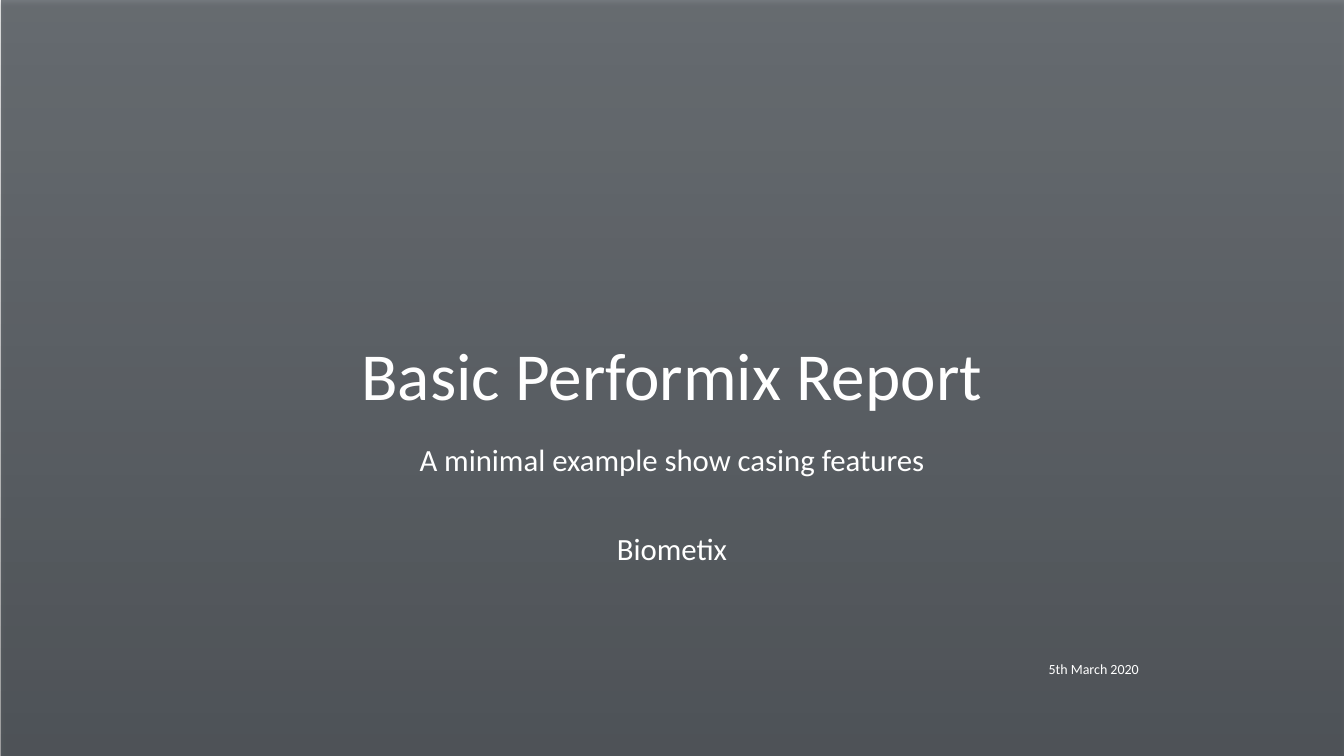
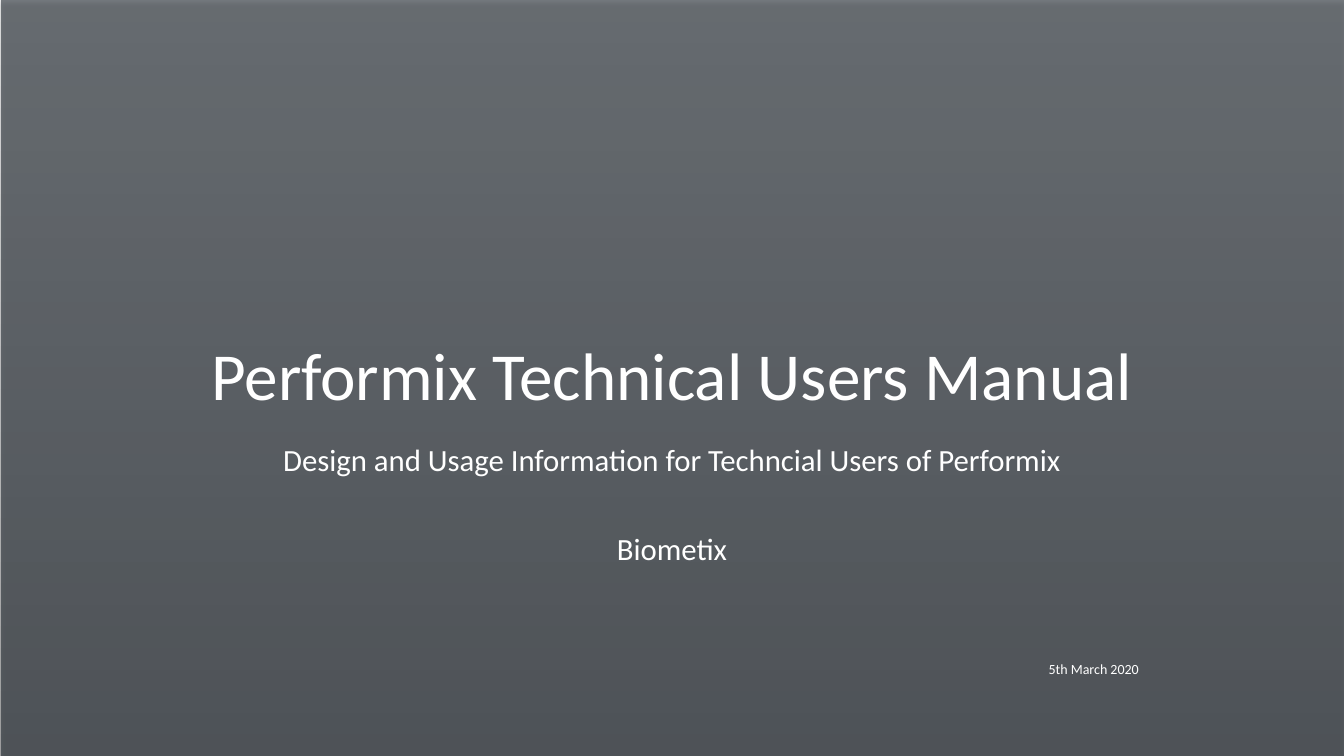
Before and after one commit to ted-dunstone/reports, a slide deck: slide 1 of simple/presentation.pptx. Drawn at 1344x756 pixels with LibreOffice and Linux fonts; fonts in the diff are those of the drawing; background and template pictures are left out. Boxes give left, top, right and bottom in pixels: in the first picture for what was removed or moved away, otherwise in the second. Text is boxed around its words. In the diff, an @@ line names an element or a change of style, - is before the commit and + after.

```diff
--- a/simple/presentation.pptx
+++ b/simple/presentation.pptx
@@ title at (211, 353, 1132, 401): text changed @@
-Basic Performix Report
+Performix Technical Users Manual
@@ subtitle at (283, 449, 1060, 560): text changed @@
-A minimal example show casing features
-Biometix
+Design and Usage Information for Techncial Users of Performix
+Biometix
```
Also in this commit, not shown: 1 other slide changed, 6 slides added, 12 slides removed, 35 other files.
